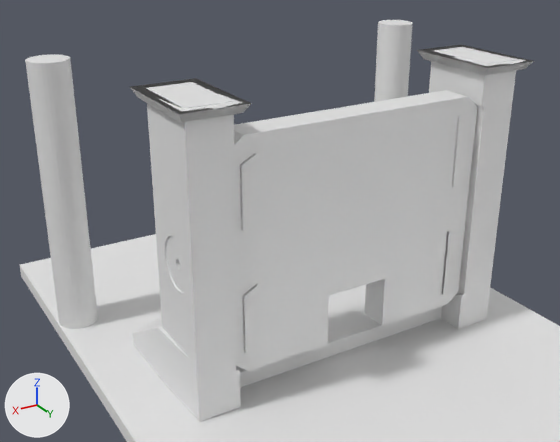
What one commit did to the Blender file quad-gimbal/quad-gimbal.blend.
Rendered twice from a 50 mm lens placed at (48.6, 111.1, 53.6), pointed at (3.5, 36.0, 16.1). The lights are fixed; the arrows at lower left show +X, +Y and +Z.

Objects in the first picture: '02 Positive', '055 Case', '08 N', 'Cube', 'Cube.005', 'Cylinder'.
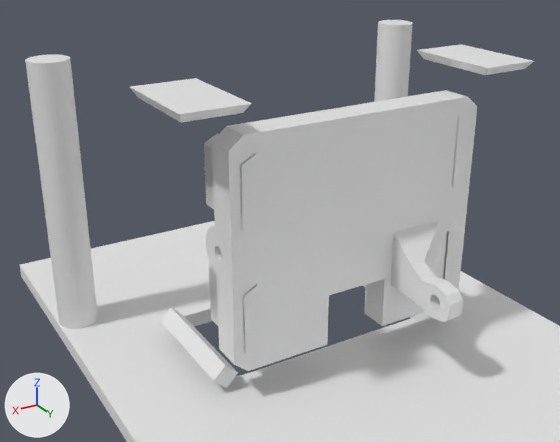
ob_cylinder_001 is not drawn itself; it is used by a modifier of ob_02_positive.

What changed in the scene script:
```text
Add me_camera_arm:
    me_camera_arm.from_pydata(...)  # 96 vertices, 192 faces; spans x -5.89..0.97, y -5.0..5.0, z -5.4..2.19
Change ob_cylinder_001:
    ob_cylinder_001.scale: (12.8, 12.8, 16.4) -> (12.8, 12.8, 17.0)
Change ob_055_case:
    add _m = ob_055_case.modifiers.new('Boolean.005', 'BOOLEAN')
    add _m.object = ob_camera_arm
    add _m.operation = 'UNION'
    add _m.solver = 'FLOAT'
Change ob_02_positive:
    add ob_02_positive.hide_viewport = True
Add ob_camera_arm:
    ob_camera_arm = bpy.data.objects.new('Camera Arm', me_camera_arm)
    ob_camera_arm.location = (-5.84, 52.58, 11.62)
    ob_camera_arm.rotation_euler = (3.142, 0.0, 0.0)  # degrees (180, 0, 0)
    ob_camera_arm.hide_viewport = True
```

Location of each change, (x1, y1, x2, y2) in pixels of the pictures (560 x 442 px):
'055 Case', modifiers changed: before (230, 90, 477, 371); after (206, 90, 477, 371)
'02 Positive', hidden: before (131, 44, 534, 422)
'Cube.005', unchanged, uncovered by the edit: before (130, 79, 252, 122); after (130, 78, 252, 123)
'Cube.006', unchanged, uncovered by the edit: before (418, 45, 532, 68); after (417, 44, 534, 75)
'Cube.010', unchanged, uncovered by the edit: after (161, 308, 238, 388)
